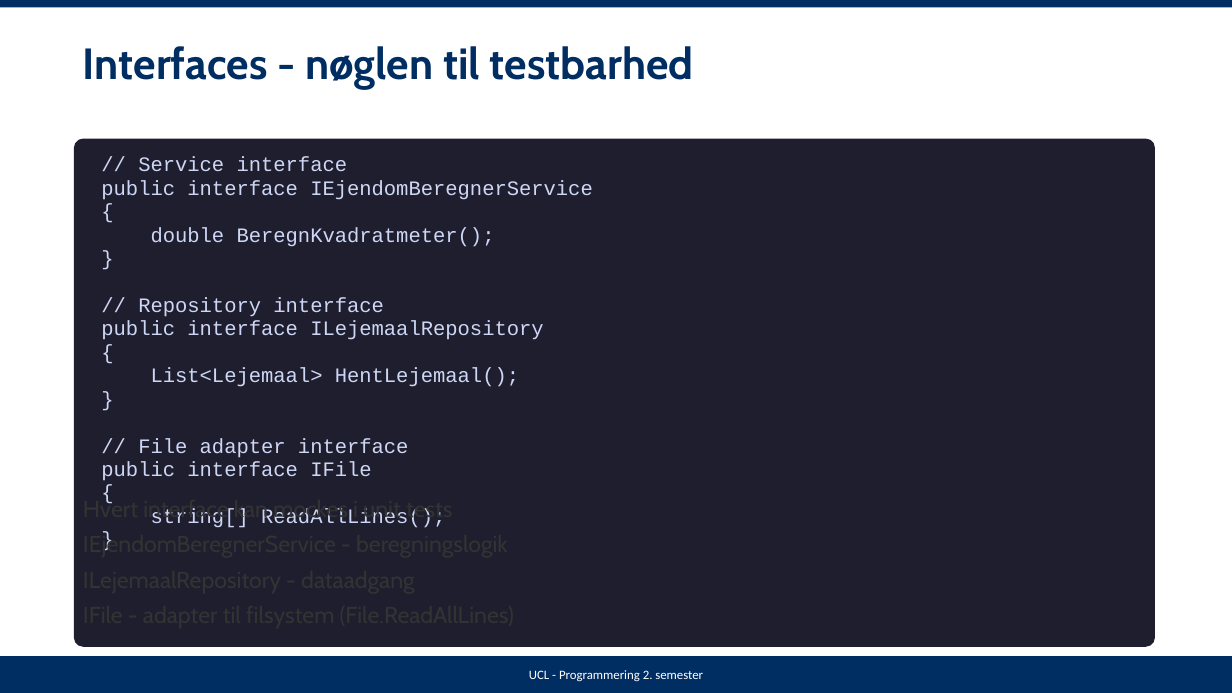
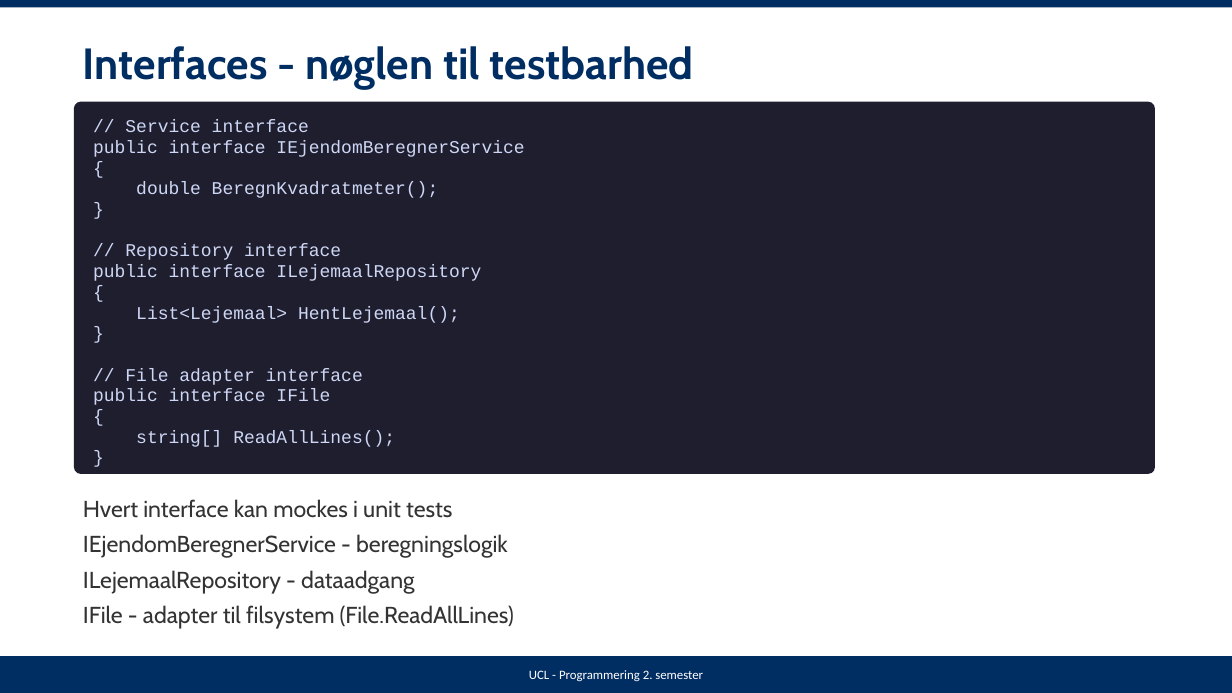
Before and after one commit to kbr-ucl/DMU-2-Semester-Programmering, a slide deck: slide 5 of Opgaver/SOLID/Case-EjendomBeregner/03-Ejendomsberegner-Unittest-Vejledende-Loesning.pptx. Drawn at 1232x693 pixels with LibreOffice and Linux fonts; fonts in the diff are those of the drawing. Boxes give left, top, right and bottom in pixels: in the first picture for what was removed or moved away, otherwise in the second. Text is boxed around its words. In the diff, an @@ line names an element or a change of style, - is before the commit and + after.

Commit message:
Update EjendomBeregner materials and remove duplicate files
- Update unit test solution PDF and PPTX files
- Remove duplicate OPP-SOLID-D-Test-xUnit-Moq files

```diff
--- a/Opgaver/SOLID/Case-EjendomBeregner/03-Ejendomsberegner-Unittest-Vejledende-Loesning.pptx
+++ b/Opgaver/SOLID/Case-EjendomBeregner/03-Ejendomsberegner-Unittest-Vejledende-Loesning.pptx
@@ rounded rectangle: place and size @@
-rounded rectangle at box(74, 139, 1155, 647)
+rounded rectangle at box(74, 102, 1155, 474)
@@ text "// Service interface": place and size @@
-text "// Service interface" at box(101, 157, 593, 528)
+text "// Service interface" at box(93, 120, 524, 447)
@@ text "// Service interface" at box(93, 120, 524, 447): size 16 to 14 pt @@
```
Also in this commit, not shown: 9 other slides changed, 3 other files.
